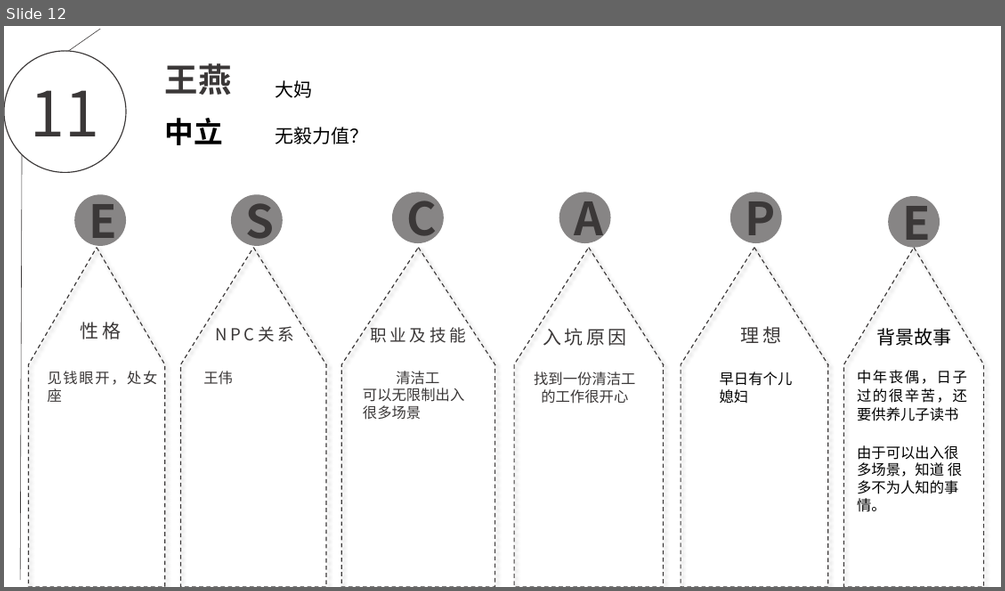
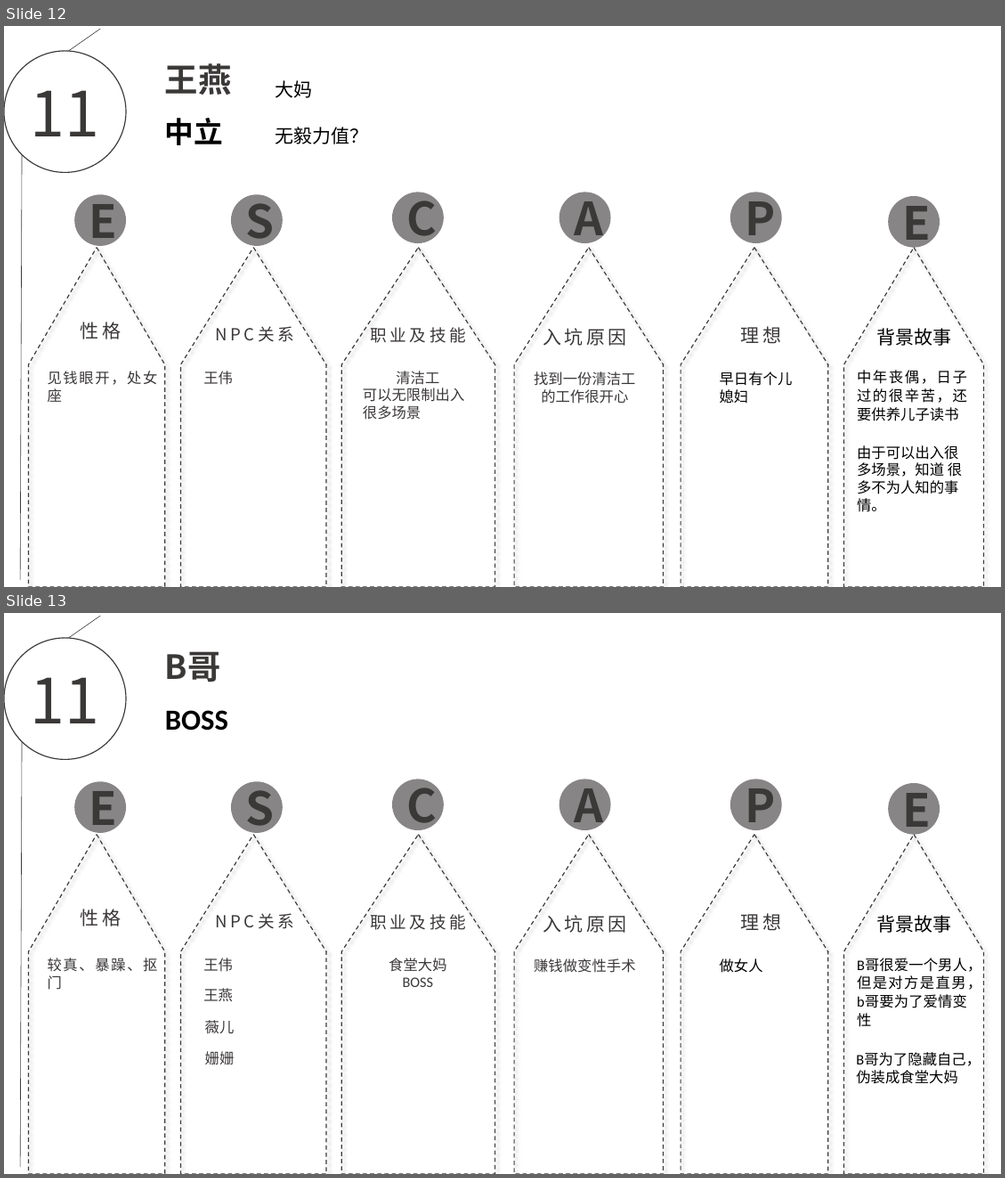
Before and after one commit to EscapeChuanxiao/ChuanXiao, a slide deck: escape.pptx. Shown one above the other, each under a label of ours: slide 12 before the commit, slides 12 and 13 after it. The pictures are 1005x591 and 1005x1178 pixels, drawn with LibreOffice and Linux fonts; fonts in the diff are those of the drawing; background and template pictures are left out. Boxes give left, top, right and bottom in pixels: in the first picture for what was removed or moved away, otherwise in the second. Text is boxed around its words. In the diff, an @@ line names an element or a change of style, - is before the commit and + after.

```diff
--- a/escape.pptx
+++ b/escape.pptx
@@ slide 13 added at (4,613,1001,1174), background picture (left out) @@
@@ ellipse added at (4,638,126,759), outline #3B3838 1 pt, 60 pt, text #3B3838 @@
+11
@@ line added from (100, 616) to (68, 638), #3B3838 0.5 pt @@
@@ text added at (165,651,221,682), 32 pt, text #3B3838, bold @@
+B哥
@@ text added at (165,710,228,730), 28 pt, text #000000, bold @@
+BOSS
@@ line added from (22, 742) to (20, 1167), #3B3838 0.5 pt @@
@@ ellipse added at (74,781,126,833), fill #3B3838 at 61% opacity, 44 pt, text #3B3838, bold @@
+E
@@ ellipse added at (231,781,283,833), fill #3B3838 at 61% opacity, 44 pt, text #3B3838, bold @@
+S
@@ ellipse added at (392,779,444,831), fill #3B3838 at 61% opacity, 44 pt, text #3B3838, bold @@
+C
@@ ellipse added at (559,779,611,831), fill #3B3838 at 61% opacity, 44 pt, text #3B3838, bold @@
+A
@@ ellipse added at (730,779,782,831), fill #3B3838 at 61% opacity, 44 pt, text #3B3838, bold @@
+P
@@ ellipse added at (888,783,939,835), fill #3B3838 at 61% opacity, 44 pt, text #3B3838, bold @@
+E
@@ freeform shape added at (29,835,165,1174), outline #3B3838 1 pt dashed @@
@@ freeform shape added at (180,835,326,1174), outline #3B3838 1 pt dashed @@
@@ freeform shape added at (342,835,495,1174), outline #3B3838 1 pt dashed @@
@@ freeform shape added at (514,835,663,1174), outline #3B3838 1 pt dashed @@
@@ freeform shape added at (680,835,828,1174), outline #3B3838 1 pt dashed @@
@@ freeform shape added at (844,835,984,1174), outline #3B3838 1 pt dashed @@
@@ text added at (81,908,121,926), 18 pt, text #3B3838 @@
+性格
@@ text added at (216,913,294,929), 16 pt, text #3B3838 @@
+NPC关系
@@ text added at (371,914,466,930), 16 pt, text #3B3838 @@
+职业及技能
@@ text added at (542,915,626,933), 18 pt, text #3B3838 @@
+入坑原因
@@ text added at (741,913,781,931), 18 pt, text #3B3838 @@
+理想
@@ text added at (876,915,951,933), 18 pt, text #000000 @@
+背景故事
@@ text added at (48,957,157,989), 14 pt, text #3B3838 @@
+较真、暴躁、抠门
@@ text added at (203,957,233,972), 14 pt, text #3B3838 @@
+王伟
@@ text added at (388,957,446,987), 14 pt, text #3B3838 @@
+食堂大妈
+BOSS
@@ text added at (534,958,636,973), 14 pt, text #3B3838 @@
+赚钱做变性手术
@@ text added at (720,958,763,973), 14 pt, text #000000 @@
+做女人
@@ text added at (857,957,981,989), 14 pt, text #000000 @@
+B哥很爱一个男人，但是对方是直男，b哥要为了爱情变性
@@ text added at (203,988,233,1001), 14 pt, text #3B3838 @@
+王燕
@@ text added at (205,1020,235,1034), 14 pt, text #3B3838 @@
+薇儿
@@ text added at (205,1051,235,1064), 14 pt, text #3B3838 @@
+姗姗
@@ text added at (856,1053,980,1084), 14 pt, text #000000 @@
+B哥为了隐藏自己，伪装成食堂大妈
```
Also in this commit, not shown: 1 slide changed, 2 other files.
